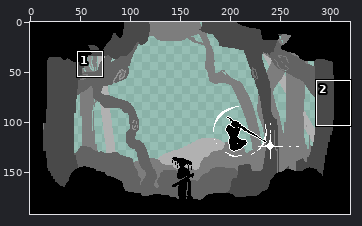
Pixel-art file: resources/poster/poster.aseprite. Above, an overview of the earlier version with the close-up marked.
Close-up. As it was:
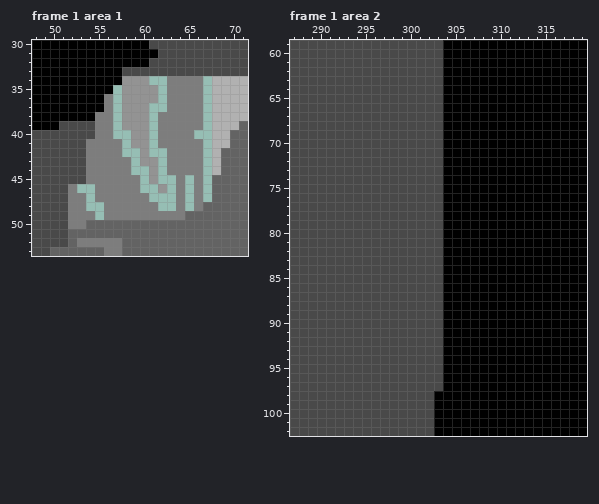
320x192 pixels, 1 frame. Colours within 5 levels of each other are drawn and written as one. Shown: frame 1 area 1: x 48..71, y 30..53; frame 1 area 2: x 287..319, y 59..102. The commit also changed other frames or places, which this record leaves out.
Now the later version:
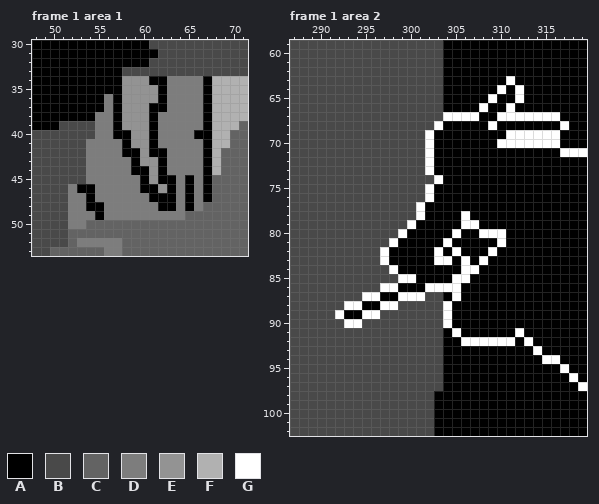
Palette (. is transparent): A #000000  B #494949  C #636363  D #7d7d7d  E #939393  F #b1b1b1  G #ffffff
From old to new:
layer "Layer 2" now shown
layer "new_ninja" added
Changed rows in their new state; - is an unchanged pixel.
Frame 1 area 1, layer "Layer 2":
first column x 53:
34 --------AA----A
35 ----A----A----A
36 ----A----A----A
37 ----A---AA----A
38 ----A---A-----A
39 ----A---A-----A
40 ----AA--A----AA
41 -----A--A-----A
42 -----AA-AA----A
43 ------A--A----A
44 ------AA-A----A
45 -------A-AA-A-A
46 AA-----AA-A-A-A
47 -A------AAA-A-A
48 -AA------AA-A--
49 --A------------
Frame 1 area 2, layer "new_ninja":
first column x 292:
 63 -------------------G--------
 64 ------------------G-G-------
 65 -----------------G--G-------
 66 ----------------G--G--------
 67 ------------GGGG--GGGGGGG---
 68 -----------G-----G-------G--
 69 ----------GA-------GGGGGG---
 70 ----------GA------GGGGGGG---
 71 ----------GA-------------GGG
 72 ----------GA----------------
 73 ----------GA----------------
 74 -----------G----------------
 75 ----------GA----------------
 76 ----------GA----------------
 77 ---------GAA----------------
 78 ---------GAA--G-------------
 79 --------GAAA--GG------------
 80 -------GAAAA-G--GGG---------
 81 ------GAAAAAG-----G---------
 82 -----GAAAAAG-G---G----------
 83 -----GAAAAAGG-G-G-----------
 84 ------GAAAAA--GG------------
 85 -------GGAAA-GG-------------
 86 -----GGAAAGGGG--------------
 87 ---GGAAGGG---G--------------
 88 -GGAAGG-----G---------------
 89 GAAGG-------G---------------
 90 -GG---------G---------------
 91 -------------G------G-------
 92 --------------GGGGGG-G------
 93 ----------------------G-----
 94 -----------------------GG---
 95 -------------------------G--
 96 --------------------------G-
 97 ---------------------------G
Where, in picture pixels (left, top, right, bottom), the same in both close-ups:
added: (77, 76, 212, 220)
changed: (335, 76, 587, 391)
